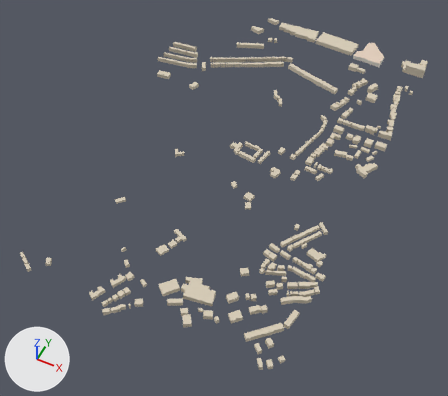
The glTF model cwplans/docklands/data/places/london/tiles/14-16352-12886.glb, before and after one commit.
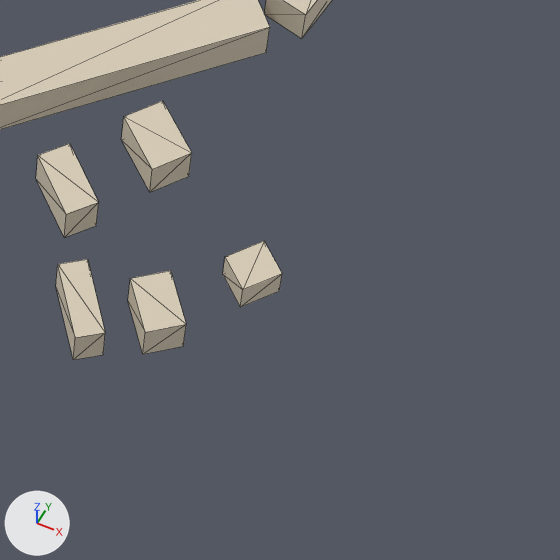
The first picture shows the older version from a 50 mm lens placed at (537.0, -1125.0, 1167.0), pointed at (32.0, -115.0, -95.0). The close-ups show the older and then the newer version on the part from 56% to 72% of the width and 82% to 100% of the height of that picture. Only the edits that show in the close-ups are written down. Arrows for +X, +Y and +Z are at lower left; the lights stay in place. The close-ups show mesh edges as thin lines. Where no turn or scale is listed for an object, it has been applied to the vertices. Vertices at exactly the same position are counted once.

Script lines for the objects in view, before the commit:
```python
me_mesh_0 = bpy.data.meshes.new('Mesh_0')
me_mesh_0.from_pydata(...)  # 358 vertices, 495 faces; spans x -291.0..291.0, y -607.0..607.0, z -18.0..18.0
# faces by material slot: [464, 31]
me_mesh_0.materials.append(mat_blocks)  # pale yellow #d7ccb7
me_mesh_0.materials.append(mat_named_buildings)
me_mesh_1 = bpy.data.meshes.new('Mesh_1')
me_mesh_1.from_pydata([(-0.5, 0.5, 0.0), (0.5, 0.5, 0.0), (0.5, -0.5, 0.0), (-0.5, -0.5, 0.0), (-0.5, 0.5, 1.0), (0.5, 0.5, 1.0), (0.5, -0.5, 1.0), (-0.5, -0.5, 1.0)], [], [(0, 4, 1), (1, 4, 5), (1, 5, 2), (2, 5, 6), (2, 6, 3), (3, 6, 7), (3, 7, 0), (0, 7, 4), (4, 7, 5), (5, 7, 6)])
me_mesh_1.materials.append(mat_boxes)  # pale yellow #d7ccb7
ob_mesh_0 = bpy.data.objects.new('Mesh_0', me_mesh_0)
ob_mesh_0.location = (99.8, 15.3, 7.2)
ob_mesh_1_094 = bpy.data.objects.new('Mesh_1.094', me_mesh_1)
ob_mesh_1_094.parent = ob_node_1
ob_mesh_1_094.location = (342.3, -577.0, 22.5)
ob_mesh_1_094.rotation_euler = (0.0, 0.0, 2.214)  # degrees (0, 0, 127)
ob_mesh_1_094.scale = (20.4, 7.76, 12.1)
ob_mesh_1_422 = bpy.data.objects.new('Mesh_1.422', me_mesh_1)
ob_mesh_1_422.parent = ob_node_1
ob_mesh_1_422.location = (322.5, -307.5, 15.75)
ob_mesh_1_422.rotation_euler = (0.0, 0.0, 1.337)  # degrees (0, 0, 77)
ob_mesh_1_422.scale = (7.71, 4.67, 10.2)
ob_mesh_1_461 = bpy.data.objects.new('Mesh_1.461', me_mesh_1)
ob_mesh_1_461.parent = ob_node_1
ob_mesh_1_461.location = (340.8, -526.0, 21.33)
ob_mesh_1_461.rotation_euler = (0.0, 0.0, 2.453)  # degrees (0, 0, 141)
ob_mesh_1_461.scale = (16.5, 11.3, 12.3)
ob_mesh_1_462 = bpy.data.objects.new('Mesh_1.462', me_mesh_1)
ob_mesh_1_462.parent = ob_node_1
ob_mesh_1_462.location = (-215.0, 175.8, -8.736)
ob_mesh_1_462.rotation_euler = (0.0, 0.0, 1.224)  # degrees (0, 0, 70)
ob_mesh_1_462.scale = (5.0, 15.1, 11.0)
# also in view: 'Mesh_1.330' at (359.0, -455.0, 27.0); 'Mesh_1.165' at (377.0, -549.0, 29.0); 'Mesh_1.276' at (325.0, -548.0, 27.0); 'Mesh_1.319' at (360.0, -570.0, 29.0); 'Mesh_1.009' at (320.0, -507.0, 26.0)
```
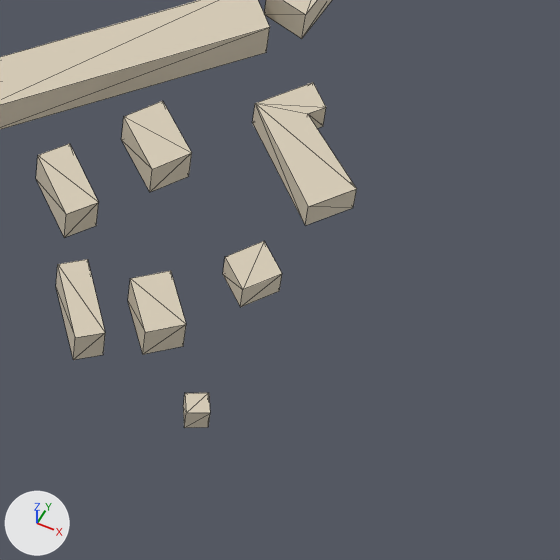
Where the newer file only moved an object's origin or applied its transform, the numbers keep the older frame.

What differs and where, as boxes (x1, y1, x2, y2) in the close-ups (560 x 560 px):
'Mesh_0', reshaped (not visible before): after (252, 82, 357, 225)
'Mesh_1.461', moved, turned, rescaled (not visible afterwards): before (121, 101, 192, 192)
'Mesh_1.462', moved, turned, rescaled (not visible before): after (121, 101, 192, 192)
'Mesh_1.422', moved, turned, rescaled (not visible before): after (183, 393, 210, 428)

What the commit changed:
me_mesh_0 is used by ob_mesh_0; location (99.8, 15.3, 7.2).
me_mesh_0 had 358 vertices, 495 faces and spanned x -291.0..291.0, y -607.0..607.0, z -18.0..18.0.
me_mesh_0 now has 370 vertices, 511 faces and spans x -291.0..293.0, y -607.0..607.0, z -18.0..25.0.
Part 1, on me_mesh_0:
6 vertices are added at (260.0, -521.0, 15.0), (283.0, -542.0, 15.0), (293.0, -532.0, 15.0), (273.0, -518.0, 15.0), (277.0, -514.0, 15.0), (271.0, -509.0, 15.0).
6 new vertices lie (0.0, 0.0, 10.0) away from vertices in x 260.0..293.0, y -542.0..-509.0, z 15.0.
16 new faces join them, mat_blocks (pale yellow #d7ccb7).
Object 'Mesh_1.422' (ob_mesh_1_422) moves from (322.5, -307.5, 15.75) to (379.4, -589.0, 25.1).
Object 'Mesh_1.422' (ob_mesh_1_422) turns from (0, 0, 77) to (0, 0, 27) degrees about x, y and z.
Object 'Mesh_1.422' (ob_mesh_1_422) is rescaled from (7.71, 4.67, 10.2) to (5.97, 5.43, 7.89).
Object 'Mesh_1.461' (ob_mesh_1_461) moves from (340.8, -526.0, 21.33) to (-189.4, 425.3, -9.866).
Object 'Mesh_1.461' (ob_mesh_1_461) turns from (0, 0, 141) to (0, 0, 112) degrees about x, y and z.
Object 'Mesh_1.461' (ob_mesh_1_461) is rescaled from (16.5, 11.3, 12.3) to (10.7, 5.89, 12.7).
Object 'Mesh_1.462' (ob_mesh_1_462) moves from (-215.0, 175.8, -8.736) to (340.8, -526.0, 21.33).
Object 'Mesh_1.462' (ob_mesh_1_462) turns from (0, 0, 70) to (0, 0, 141) degrees about x, y and z.
Object 'Mesh_1.462' (ob_mesh_1_462) is rescaled from (5.0, 15.1, 11.0) to (16.5, 11.3, 12.3).
